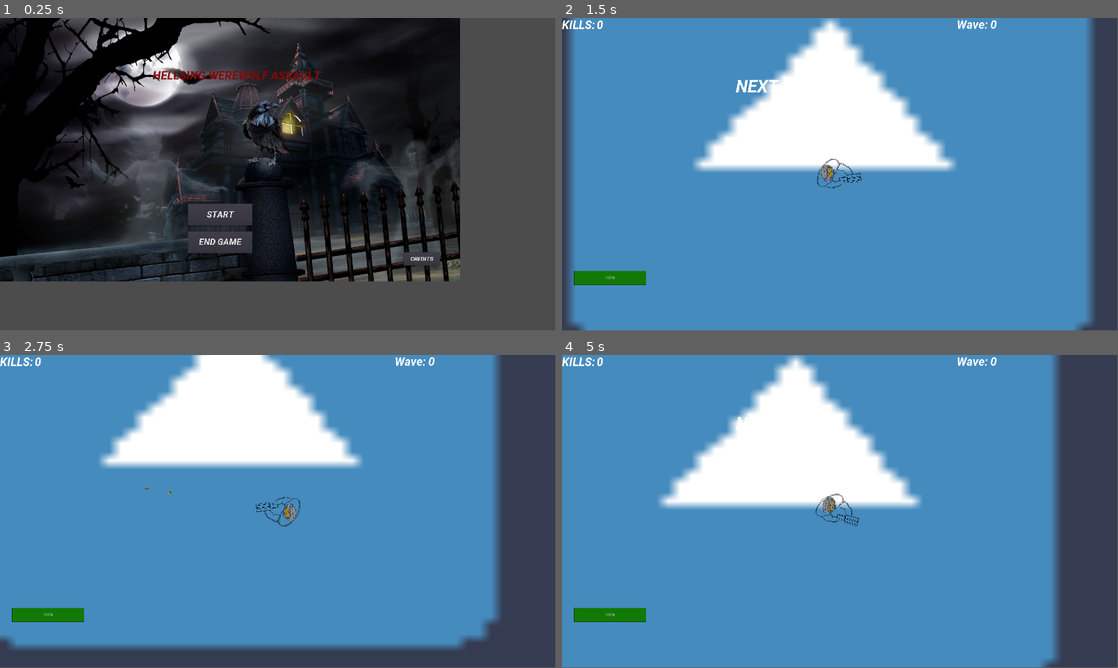
Above: before the commit, frames 1-4 (two rows, left to right).
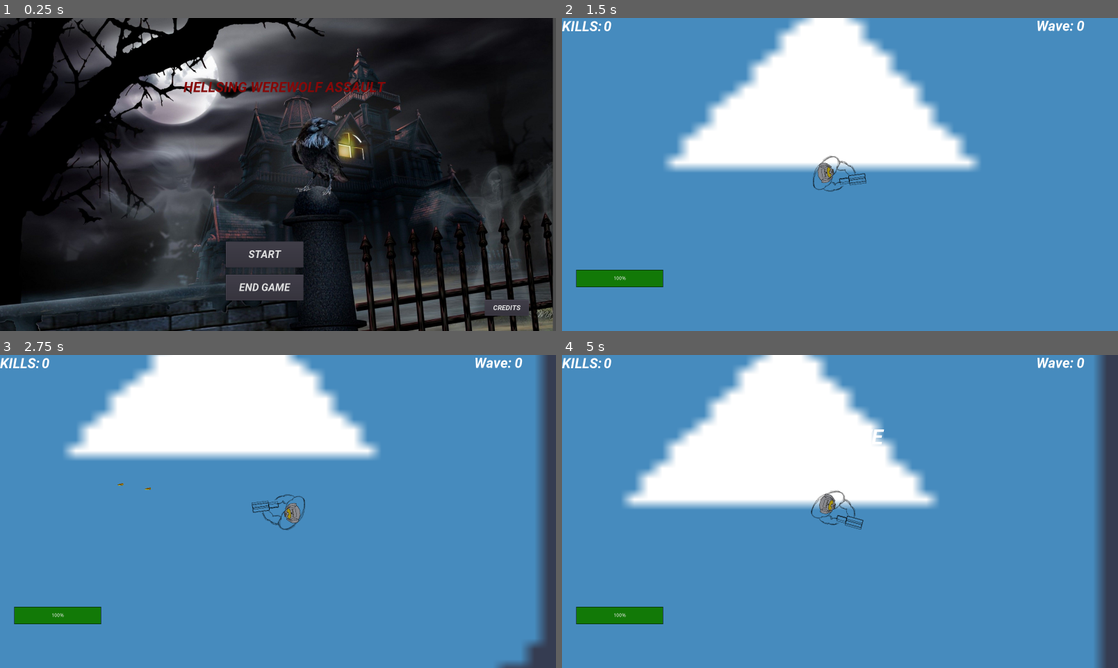
Above: after the commit, the same moments.

Repository: samuelmanolakas/Hellsing-Warewolf-Assault
Game: Godot game, scene res://Global/Menu/Menu.tscn
Two runs of this game, one before a commit and one after it. Both use one fixed random seed, a clock stepped at 60 frames per second and the inputs below. The engine's default icon, where the game draws it, is replaced by a stand-in: a white triangle on a blue panel in a dark square.
Inputs (mouse positions are in pixels of both pictures, inside the frame that each line leads up to):
- Up to frame 1 (0.25 s): no input
- Up to frame 2 (1.5 s): click "START" at 0.5 s; tap Enter at 1.25 s; move the mouse to (962, 158) at 1.27 s; press the mouse at (962, 158) at 1.28 s; hold D (right) from 1.28 s (still down)
- Up to frame 3 (2.75 s): move the mouse to (166, 527) at 2.02 s; release D (right) at 2.03 s; release the mouse at (166, 527) at 2.03 s; hold S (down) from 2.03 s (still down); click (166, 527) at 2.1 s
- Up to frame 4 (5 s): move the mouse to (895, 442) at 2.77 s; release S (down) at 2.78 s; press the mouse at (895, 442) at 2.78 s; hold D (right) 2.78-3.53 s; move the mouse to (812, 574) at 3.52 s; release the mouse at (812, 574) at 3.53 s; hold W (up) 3.53-4.28 s; click (812, 574) at 3.6 s; move the mouse to (1006, 558) at 4.27 s; press the mouse at (1006, 558) at 4.28 s; hold A (left) from 4.28 s (still down)
In our replay, the window is 799x449 before the commit and 800x450 after it. These sizes can differ from the game's own. Grey fills any space a smaller window leaves; there, only what the larger window draws over its background counts as a difference.

The runs differ from the first frame. In frame 1, 59% of the frame differs, in the area x 0-100%, y 0-100%; in frame 2, 16%; in frame 3, 25%; in frame 4, 18%.

Commit message:
Uppdated AI and added nav2D

Diff:
--- a/Actors/Enemies/Big_enemy/BigEnemy.gd
+++ b/Actors/Enemies/Big_enemy/BigEnemy.gd
@@ -1,8 +1,10 @@
 extends KinematicBody2D
 
-var run_speed = 80
+var run_speed = 80.0
 var velocity = Vector2.ZERO
+var path = []
 
+onready var navigation = get_node("../Navigation2D")
 onready var health_stat = $Enemy_health
 onready var ai = $AI
 onready var player = get_node("../Player")
@@ -15,9 +17,14 @@
 	if player == null:
 		set_physics_process(false)
 	velocity = Vector2.ZERO
-	velocity = global_position.direction_to(player.global_position) * run_speed
+	#velocity = global_position.direction_to(player.global_position) * run_speed
 	velocity = move_and_slide(velocity)
 	#_on_PlayerDetector_body_entered(player)
+
+func _process(delta):
+	var walk_distance = run_speed * delta
+	move_along_path(walk_distance)
+	_update_navigation_path(position, player.get_global_position())
 
 func handle_hit():
 	health_stat.health -= 5
@@ -40,3 +47,29 @@
 		if player.position.y < position.y:
 			player.position += Vector2(0,-200)
 		#print("colliding with player")
+
+func move_along_path(distance):
+	var last_point = position
+	while path.size():
+		var distance_between_points = last_point.distance_to(path[0])
+		# The position to move to falls between two points.
+		if distance <= distance_between_points:
+			position = last_point.linear_interpolate(path[0], distance / distance_between_points)
+			return
+		# The position is past the end of the segment.
+		distance -= distance_between_points
+		last_point = path[0]
+		path.remove(0)
+	# The character reached the end of the path.
+	position = last_point
+	set_process(false)
+
+func _update_navigation_path(start_position, end_position):
+	# get_simple_path is part of the Navigation2D class.
+	# It returns a PoolVector2Array of points that lead you
+	# from the start_position to the end_position.
+	path = navigation.get_simple_path(start_position, end_position, true)
+	# The first point is always the start_position.
+	# We don't need it in this example as it corresponds to the character's position.
+	path.remove(0)
+	set_process(true)
--- a/Actors/Enemies/Enemy.gd
+++ b/Actors/Enemies/Enemy.gd
@@ -1,8 +1,10 @@
 extends KinematicBody2D
 
-var run_speed = 140
+var run_speed = 140.0
 var velocity = Vector2.ZERO
+var path = []
 
+onready var navigation = get_node("../Navigation2D")
 onready var health_stat = $Enemy_health
 onready var ai = $AI
 onready var player = get_node("../Player")
@@ -15,9 +17,14 @@
 	if player == null:
 		set_physics_process(false)
 	velocity = Vector2.ZERO
-	velocity = global_position.direction_to(player.global_position) * run_speed
+	#velocity = global_position.direction_to(player.global_position) * run_speed
 	velocity = move_and_slide(velocity)
 	#_on_PlayerDetector_body_entered(player)
+
+func _process(delta):
+	var walk_distance = run_speed * delta
+	move_along_path(walk_distance)
+	_update_navigation_path(position, player.get_global_position())
 
 func handle_hit():
 	health_stat.health -= 20
@@ -40,3 +47,29 @@
 		if player.position.y < position.y:
 			player.position += Vector2(0,-100)
 		#print("colliding with player")
+
+func move_along_path(distance):
+	var last_point = position
+	while path.size():
+		var distance_between_points = last_point.distance_to(path[0])
+		# The position to move to falls between two points.
+		if distance <= distance_between_points:
+			position = last_point.linear_interpolate(path[0], distance / distance_between_points)
+			return
+		# The position is past the end of the segment.
+		distance -= distance_between_points
+		last_point = path[0]
+		path.remove(0)
+	# The character reached the end of the path.
+	position = last_point
+	set_process(false)
+
+func _update_navigation_path(start_position, end_position):
+	# get_simple_path is part of the Navigation2D class.
+	# It returns a PoolVector2Array of points that lead you
+	# from the start_position to the end_position.
+	path = navigation.get_simple_path(start_position, end_position, true)
+	# The first point is always the start_position.
+	# We don't need it in this example as it corresponds to the character's position.
+	path.remove(0)
+	set_process(true)
--- a/Actors/Enemies/Fast_enemy/FastEnemy.gd
+++ b/Actors/Enemies/Fast_enemy/FastEnemy.gd
@@ -1,8 +1,10 @@
 extends KinematicBody2D
 
-var run_speed = 250
+var run_speed = 250.0
 var velocity = Vector2.ZERO
+var path = []
 
+onready var navigation = get_node("../Navigation2D")
 onready var health_stat = $Enemy_health
 onready var ai = $AI
 onready var player = get_node("../Player")
@@ -15,9 +17,14 @@
 	if player == null:
 		set_physics_process(false)
 	velocity = Vector2.ZERO
-	velocity = global_position.direction_to(player.global_position) * run_speed
+	#velocity = global_position.direction_to(player.global_position) * run_speed
 	velocity = move_and_slide(velocity)
 	#_on_PlayerDetector_body_entered(player)
+
+func _process(delta):
+	var walk_distance = run_speed * delta
+	move_along_path(walk_distance)
+	_update_navigation_path(position, player.get_global_position())
 
 func handle_hit():
 	health_stat.health -= 34
@@ -40,3 +47,29 @@
 		if player.position.y < position.y:
 			player.position += Vector2(0,-50)
 		#print("colliding with player")
+
+func move_along_path(distance):
+	var last_point = position
+	while path.size():
+		var distance_between_points = last_point.distance_to(path[0])
+		# The position to move to falls between two points.
+		if distance <= distance_between_points:
+			position = last_point.linear_interpolate(path[0], distance / distance_between_points)
+			return
+		# The position is past the end of the segment.
+		distance -= distance_between_points
+		last_point = path[0]
+		path.remove(0)
+	# The character reached the end of the path.
+	position = last_point
+	set_process(false)
+
+func _update_navigation_path(start_position, end_position):
+	# get_simple_path is part of the Navigation2D class.
+	# It returns a PoolVector2Array of points that lead you
+	# from the start_position to the end_position.
+	path = navigation.get_simple_path(start_position, end_position, true)
+	# The first point is always the start_position.
+	# We don't need it in this example as it corresponds to the character's position.
+	path.remove(0)
+	set_process(true)
--- a/Maps/City_square.tscn
+++ b/Maps/City_square.tscn
@@ -7,6 +7,11 @@
 [ext_resource path="res://icon.png" type="Texture" id=5]
 [ext_resource path="res://Global/Bullet/Bullet.tscn" type="PackedScene" id=6]
 [ext_resource path="res://Global/SpawnLocation.tscn" type="PackedScene" id=8]
+
+[sub_resource type="NavigationPolygon" id=1]
+vertices = PoolVector2Array( 1560.33, 588.914, 2892.83, 1716.28, -690.886, 1705.76, 1241.23, 592.42, 667.91, 592.42, 1241.23, 396.053, 380.371, 580.147, -675.106, -1041.64, 387.384, 376.766, 2871.79, -1027.61, 1558.58, 389.039, 657.39, 371.507 )
+polygons = [ PoolIntArray( 0, 1, 2, 3 ), PoolIntArray( 3, 2, 4, 5 ), PoolIntArray( 6, 4, 2 ), PoolIntArray( 6, 2, 7, 8 ), PoolIntArray( 9, 1, 0, 10 ), PoolIntArray( 7, 9, 10, 5, 11 ), PoolIntArray( 5, 4, 11 ), PoolIntArray( 7, 11, 8 ) ]
+outlines = [ PoolVector2Array( -675.106, -1041.64, -690.886, 1705.76, 2892.83, 1716.28, 2871.79, -1027.61 ), PoolVector2Array( 387.384, 376.766, 380.371, 580.147, 667.91, 592.42, 657.39, 371.507 ), PoolVector2Array( 1241.23, 396.053, 1241.23, 592.42, 1560.33, 588.914, 1558.58, 389.039 ) ]
 
 [node name="Test_map" type="Node2D"]
 script = ExtResource( 4 )
@@ -69,6 +74,12 @@
 position = Vector2( 966.855, -770.081 )
 z_index = 1
 
+[node name="Navigation2D" type="Navigation2D" parent="."]
+
+[node name="NavigationPolygonInstance" type="NavigationPolygonInstance" parent="Navigation2D"]
+position = Vector2( -1.75317, 0 )
+navpoly = SubResource( 1 )
+
 [connection signal="timeout" from="SpawnTimer" to="." method="_on_SpawnTimer_timeout"]
 [connection signal="timeout" from="FastSpawnTimer" to="." method="_on_FastSpawnTimer_timeout"]
 [connection signal="timeout" from="BigSpawnTimer" to="." method="_on_BigSpawnTimer_timeout"]
--- /dev/null
+++ b/Maps/Navigation2D.gd
@@ -0,0 +1,49 @@
+extends Navigation2D
+
+export(float) var character_speed = 140.0
+var path = []
+
+onready var character = get_node("Enemy")
+onready var player = get_node("../Player")
+
+func _process(delta):
+	var walk_distance = character_speed * delta
+	#while character:
+	move_along_path(walk_distance)
+	_update_navigation_path(character.position, player.get_global_position())
+
+
+# The "click" event is a custom input action defined in
+# Project > Project Settings > Input Map tab.
+func _unhandled_input(event):
+	if not event.is_action_pressed("click"):
+		return
+	_update_navigation_path(character.position, get_local_mouse_position())
+
+
+func move_along_path(distance):
+	var last_point = character.position
+	while path.size():
+		var distance_between_points = last_point.distance_to(path[0])
+		# The position to move to falls between two points.
+		if distance <= distance_between_points:
+			character.position = last_point.linear_interpolate(path[0], distance / distance_between_points)
+			return
+		# The position is past the end of the segment.
+		distance -= distance_between_points
+		last_point = path[0]
+		path.remove(0)
+	# The character reached the end of the path.
+	character.position = last_point
+	set_process(false)
+
+
+func _update_navigation_path(start_position, end_position):
+	# get_simple_path is part of the Navigation2D class.
+	# It returns a PoolVector2Array of points that lead you
+	# from the start_position to the end_position.
+	path = get_simple_path(start_position, end_position, true)
+	# The first point is always the start_position.
+	# We don't need it in this example as it corresponds to the character's position.
+	path.remove(0)
+	set_process(true)
--- a/project.godot
+++ b/project.godot
@@ -20,10 +20,9 @@
 
 [display]
 
-window/size/width=1920
-window/size/height=1080
+window/size/width=1600
+window/size/height=900
 window/size/resizable=false
-window/size/fullscreen=true
 
 [input]
 
Not shown: 1 places in Maps/City_square.tscn that only renumber resources
